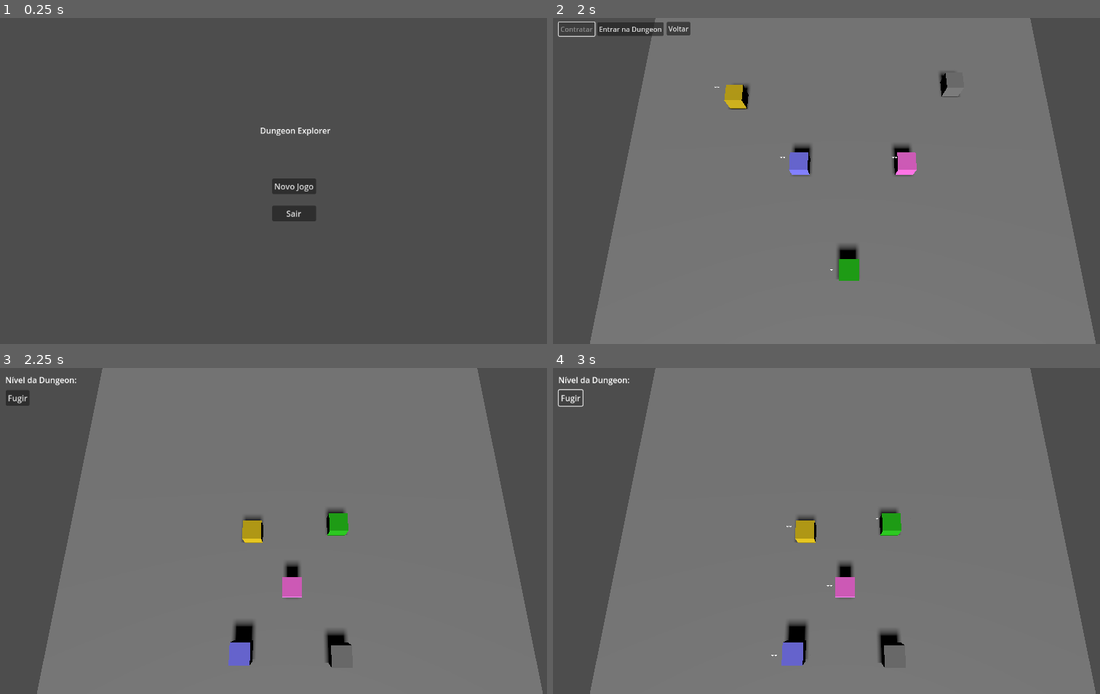
Above: before the commit, frames 1-4 (two rows, left to right).
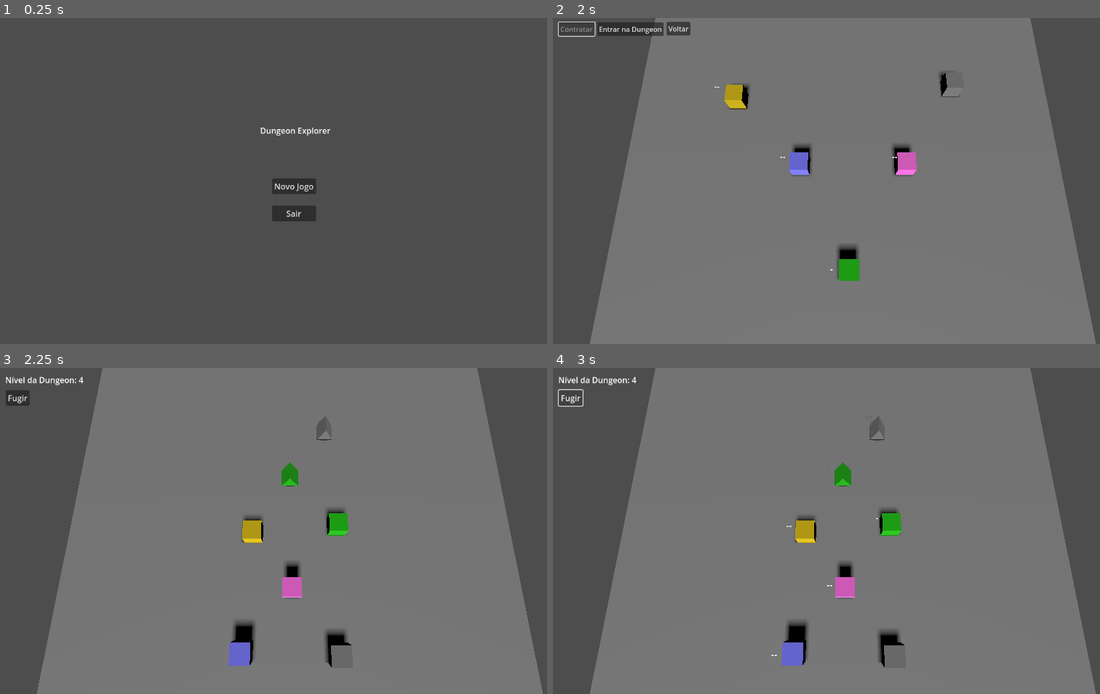
Above: after the commit, the same moments.

Repository: lazaromenezes/dungeon-explorer-godot
Game: Godot game, scene res://scenes/title_window/main_menu.tscn
Same seed, same stepped clock (60 frames per second), same inputs: the game is played once before the commit and once after it.
Inputs:
- Up to frame 1 (0.25 s): no input
- Up to frame 2 (2 s): click "Novo Jogo" at 0.5 s; click "Contratar" at 1.25 s
- Up to frame 3 (2.25 s): click "Entrar na Dungeon" at 2 s
- Up to frame 4 (3 s): click "Fugir" at 2.75 s

Frames 1-2 are identical in both runs. In frame 3, 0.3% of the frame differs, in the area x 14-61%, y 2-37%; in frame 4, 0.3%.

Commit message:
Add enemy spawn mechanics

Diff:
--- a/scenes/characters/enemies/enemy_base.tscn
+++ b/scenes/characters/enemies/enemy_base.tscn
@@ -5,7 +5,7 @@
 
 [sub_resource type="BoxShape3D" id="BoxShape3D_g6atx"]
 
-[sub_resource type="BoxMesh" id="BoxMesh_oxgiq"]
+[sub_resource type="PrismMesh" id="PrismMesh_r4djc"]
 size = Vector3(0.2, 0.2, 0.2)
 
 [node name="EnemyBase" type="Node3D"]
@@ -18,7 +18,7 @@
 shape = SubResource("BoxShape3D_g6atx")
 
 [node name="MeshInstance3D" type="MeshInstance3D" parent="StaticBody3D"]
-mesh = SubResource("BoxMesh_oxgiq")
+mesh = SubResource("PrismMesh_r4djc")
 
 [node name="HealthBar" parent="." instance=ExtResource("2_jxq7p")]
 transform = Transform3D(0.3, 0, 0, 0, 0.3, 0, 0, 0, 0.3, -0.0010488, 0.203186, -0.00124046)
--- a/scenes/characters/enemies/enemy_character.gd
+++ b/scenes/characters/enemies/enemy_character.gd
@@ -6,3 +6,5 @@
 	if enemy_stats in health_dict.keys():
 		enemy_stats.set_current_health(health_dict[enemy_stats])
 		$HealthBar.call("set_progress_bar", enemy_stats.current_health)
+
+		visible = enemy_stats.current_health > 0
--- /dev/null
+++ b/scenes/characters/enemies/goblin/goblin.tres
@@ -0,0 +1,8 @@
+[gd_resource type="Resource" script_class="EnemyStats" load_steps=2 format=3 uid="uid://ckm7dai66p71w"]
+
+[ext_resource type="Script" path="res://scenes/characters/enemies/enemy_stats.gd" id="1_6gljn"]
+
+[resource]
+script = ExtResource("1_6gljn")
+current_health = 0
+max_health = 0
--- /dev/null
+++ b/scenes/characters/enemies/goblin/goblin.tscn
@@ -0,0 +1,11 @@
+[gd_scene load_steps=4 format=3 uid="uid://baxhwx1bs0se6"]
+
+[ext_resource type="PackedScene" uid="uid://cihy5qq3wcdde" path="res://scenes/characters/enemies/enemy_base.tscn" id="1_hvpex"]
+[ext_resource type="Resource" uid="uid://ckm7dai66p71w" path="res://scenes/characters/enemies/goblin/goblin.tres" id="2_hdjno"]
+[ext_resource type="Material" uid="uid://n4xe6w8uu3g2" path="res://materials/basic/green.tres" id="3_h4pkc"]
+
+[node name="Goblin" instance=ExtResource("1_hvpex")]
+enemy_stats = ExtResource("2_hdjno")
+
+[node name="MeshInstance3D" parent="StaticBody3D" index="1"]
+surface_material_override/0 = ExtResource("3_h4pkc")
--- /dev/null
+++ b/scenes/characters/enemies/skeleton/skeleton.tres
@@ -0,0 +1,8 @@
+[gd_resource type="Resource" script_class="EnemyStats" load_steps=2 format=3 uid="uid://dkk6c4r467463"]
+
+[ext_resource type="Script" path="res://scenes/characters/enemies/enemy_stats.gd" id="1_v6kmn"]
+
+[resource]
+script = ExtResource("1_v6kmn")
+current_health = 0
+max_health = 0
--- /dev/null
+++ b/scenes/characters/enemies/skeleton/skeleton.tscn
@@ -0,0 +1,11 @@
+[gd_scene load_steps=4 format=3 uid="uid://bh2bsndlebpj1"]
+
+[ext_resource type="PackedScene" uid="uid://cihy5qq3wcdde" path="res://scenes/characters/enemies/enemy_base.tscn" id="1_tyby6"]
+[ext_resource type="Resource" uid="uid://dkk6c4r467463" path="res://scenes/characters/enemies/skeleton/skeleton.tres" id="2_ctw78"]
+[ext_resource type="Material" uid="uid://w0agbwsd2qgf" path="res://materials/basic/grey.tres" id="3_tf0ap"]
+
+[node name="Skeleton" instance=ExtResource("1_tyby6")]
+enemy_stats = ExtResource("2_ctw78")
+
+[node name="MeshInstance3D" parent="StaticBody3D" index="1"]
+surface_material_override/0 = ExtResource("3_tf0ap")
--- /dev/null
+++ b/scenes/characters/enemies/slime/slime.tres
@@ -0,0 +1,8 @@
+[gd_resource type="Resource" script_class="EnemyStats" load_steps=2 format=3 uid="uid://d2ro0ytqhdic8"]
+
+[ext_resource type="Script" path="res://scenes/characters/enemies/enemy_stats.gd" id="1_mqkxs"]
+
+[resource]
+script = ExtResource("1_mqkxs")
+current_health = 0
+max_health = 0
--- /dev/null
+++ b/scenes/characters/enemies/slime/slime.tscn
@@ -0,0 +1,11 @@
+[gd_scene load_steps=4 format=3 uid="uid://2kwma0mn0rew"]
+
+[ext_resource type="PackedScene" uid="uid://cihy5qq3wcdde" path="res://scenes/characters/enemies/enemy_base.tscn" id="1_ahdha"]
+[ext_resource type="Resource" uid="uid://d2ro0ytqhdic8" path="res://scenes/characters/enemies/slime/slime.tres" id="2_6irah"]
+[ext_resource type="Material" uid="uid://dqpnqx070cs2" path="res://materials/basic/purple.tres" id="3_uo4ko"]
+
+[node name="Slime" instance=ExtResource("1_ahdha")]
+enemy_stats = ExtResource("2_6irah")
+
+[node name="MeshInstance3D" parent="StaticBody3D" index="1"]
+surface_material_override/0 = ExtResource("3_uo4ko")
--- a/scenes/dungeon/dungeon.gd
+++ b/scenes/dungeon/dungeon.gd
@@ -1,6 +1,35 @@
 extends Node3D
 
-var hirelings: Array[HirelingStats]
+const MAX_HAZARDS: int = 7
+const DUNGEON_LEVEL_LABEL: String = "Nível da Dungeon: %s"
+
+@export var dungeon_level = 0
 
 func _ready():
 	get_tree().call_group("hirelings_group", "define_health", Party.current_party)
+	next_wave()
+
+func next_wave():
+	dungeon_level += 1
+	_roll_hazards()
+	_update_hud()
+
+func _roll_hazards():
+	var max_allowed_hazards = min(dungeon_level, MAX_HAZARDS);
+
+	var rolled = [EnemyStats]
+
+	for i in range(max_allowed_hazards):
+		rolled.append($Enemies.get_children().pick_random().enemy_stats);
+
+	var rolled_group: Dictionary = {}
+
+	for enemy in rolled:
+		var count = rolled.count(enemy)
+		if count > 0:
+			rolled_group[enemy] = count
+
+	get_tree().call_group("enemies_group", "define_health", rolled_group)
+
+func _update_hud():
+	$HUD/DungeonLevelText.text = DUNGEON_LEVEL_LABEL % dungeon_level
--- a/scenes/dungeon/dungeon.tscn
+++ b/scenes/dungeon/dungeon.tscn
@@ -1,16 +1,14 @@
-[gd_scene load_steps=14 format=3 uid="uid://dkvy2eki0h3dx"]
+[gd_scene load_steps=12 format=3 uid="uid://dkvy2eki0h3dx"]
 
 [ext_resource type="Script" path="res://scenes/dungeon/dungeon.gd" id="1_djhe0"]
 [ext_resource type="PackedScene" uid="uid://6t4nndgiiqrv" path="res://scenes/characters/hirelings/champion/champion.tscn" id="2_57tf7"]
-[ext_resource type="Resource" uid="uid://b30qbddmnj37t" path="res://scenes/characters/hirelings/champion/champion.tres" id="3_e7mab"]
 [ext_resource type="PackedScene" uid="uid://u7tttonb88e4" path="res://scenes/characters/hirelings/cleric/cleric.tscn" id="4_6i5ji"]
-[ext_resource type="Resource" uid="uid://dl3qeysyw1g8a" path="res://scenes/characters/hirelings/cleric/cleric.tres" id="5_ldxc8"]
 [ext_resource type="PackedScene" uid="uid://cx4gf23ugit30" path="res://scenes/characters/hirelings/fighter/fighter.tscn" id="6_jlof4"]
-[ext_resource type="Resource" uid="uid://tmcnje7lorrw" path="res://scenes/characters/hirelings/fighter/fighter.tres" id="7_gjgtw"]
+[ext_resource type="PackedScene" uid="uid://2kwma0mn0rew" path="res://scenes/characters/enemies/slime/slime.tscn" id="7_3l4s3"]
+[ext_resource type="PackedScene" uid="uid://baxhwx1bs0se6" path="res://scenes/characters/enemies/goblin/goblin.tscn" id="8_b8fjs"]
 [ext_resource type="PackedScene" uid="uid://dtnjygso3ouyg" path="res://scenes/characters/hirelings/rogue/rogue.tscn" id="8_lrtie"]
-[ext_resource type="Resource" uid="uid://bwx0u5uuerl86" path="res://scenes/characters/hirelings/rogue/rogue.tres" id="9_0h26o"]
+[ext_resource type="PackedScene" uid="uid://bh2bsndlebpj1" path="res://scenes/characters/enemies/skeleton/skeleton.tscn" id="9_b3n2r"]
 [ext_resource type="PackedScene" uid="uid://dxinsc5iluilg" path="res://scenes/characters/hirelings/wizard/wizard.tscn" id="10_33h4m"]
-[ext_resource type="Resource" uid="uid://cnxr2d7bhdvkt" path="res://scenes/characters/hirelings/wizard/wizard.tres" id="11_ix4u2"]
 
 [sub_resource type="BoxShape3D" id="BoxShape3D_d4yv6"]
 size = Vector3(5, 0.2, 5)
@@ -20,6 +18,7 @@
 
 [node name="Dungeon" type="Node3D"]
 script = ExtResource("1_djhe0")
+dungeon_level = 3
 
 [node name="Scenario" type="Node" parent="."]
 
@@ -49,23 +48,18 @@
 
 [node name="Champion" parent="Hirelings" groups=["hirelings_group"] instance=ExtResource("2_57tf7")]
 transform = Transform3D(1, 0, 0, 0, 1, 0, 0, 0, 1, -0.403551, -2.38419e-07, 0.206609)
-hireling_stats = ExtResource("3_e7mab")
 
 [node name="Cleric" parent="Hirelings" groups=["hirelings_group"] instance=ExtResource("4_6i5ji")]
 transform = Transform3D(1, 0, 0, 0, 1, 0, 0, 0, 1, 0.493942, 0, 1.45663)
-hireling_stats = ExtResource("5_ldxc8")
 
 [node name="Fighter" parent="Hirelings" groups=["hirelings_group"] instance=ExtResource("6_jlof4")]
 transform = Transform3D(1, 0, 0, 0, 1, 0, 0, 0, 1, 0.522175, 0, 0.121521)
-hireling_stats = ExtResource("7_gjgtw")
 
 [node name="Rougue" parent="Hirelings" groups=["hirelings_group"] instance=ExtResource("8_lrtie")]
 transform = Transform3D(1, 0, 0, 0, 1, 0, 0, 0, 1, 0.0216093, 0, 0.806187)
-hireling_stats = ExtResource("9_0h26o")
 
 [node name="Wizard" parent="Hirelings" groups=["hirelings_group"] instance=ExtResource("10_33h4m")]
 transform = Transform3D(1, 0, 0.000959931, 0, 1, 0, -0.000959931, 0, 1, -0.478108, 0, 1.43526)
-hireling_stats = ExtResource("11_ix4u2")
 
 [node name="HUD" type="Control" parent="."]
 layout_mode = 3
@@ -83,10 +77,23 @@
 offset_bottom = 75.0
 text = "Fugir"
 
-[node name="DungeonLevel" type="Label" parent="HUD"]
+[node name="DungeonLevelText" type="Label" parent="HUD"]
 layout_mode = 0
 offset_left = 12.0
 offset_top = 12.0
 offset_right = 158.0
 offset_bottom = 38.0
-text = "Nível da Dungeon: "
+
+[node name="Enemies" type="Node" parent="."]
+
+[node name="Slime" parent="Enemies" groups=["enemies_group"] instance=ExtResource("7_3l4s3")]
+transform = Transform3D(1, 0, 0, 0, 1, 0, 0, 0, 1, -0.455828, 0, -1.09997)
+visible = false
+
+[node name="Goblin" parent="Enemies" groups=["enemies_group"] instance=ExtResource("8_b8fjs")]
+transform = Transform3D(1, 0, 0, 0, 1, 0, 0, 0, 1, 0, 0, -0.48433)
+visible = false
+
+[node name="Skeleton" parent="Enemies" groups=["enemies_group"] instance=ExtResource("9_b3n2r")]
+transform = Transform3D(1, 0, 0, 0, 1, 0, 0, 0, 1, 0.426007, 0, -1.10088)
+visible = false
